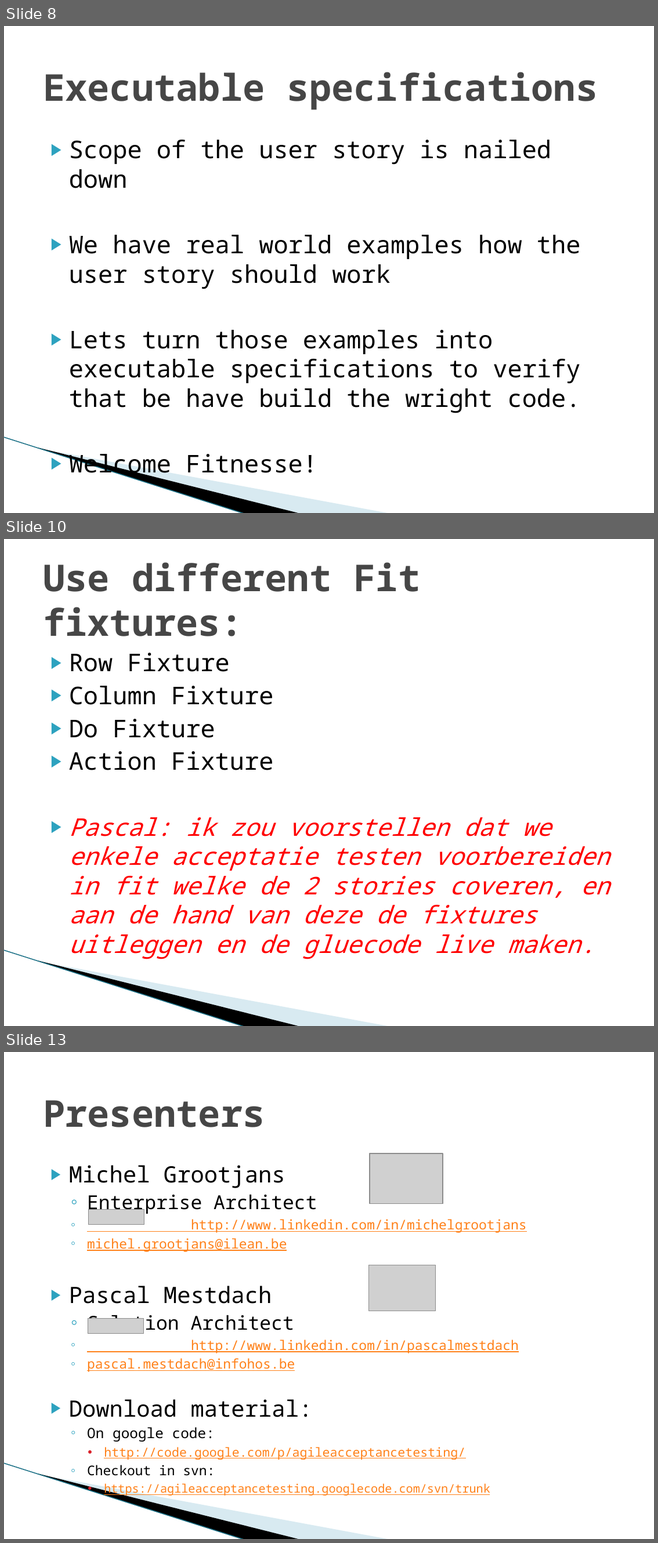
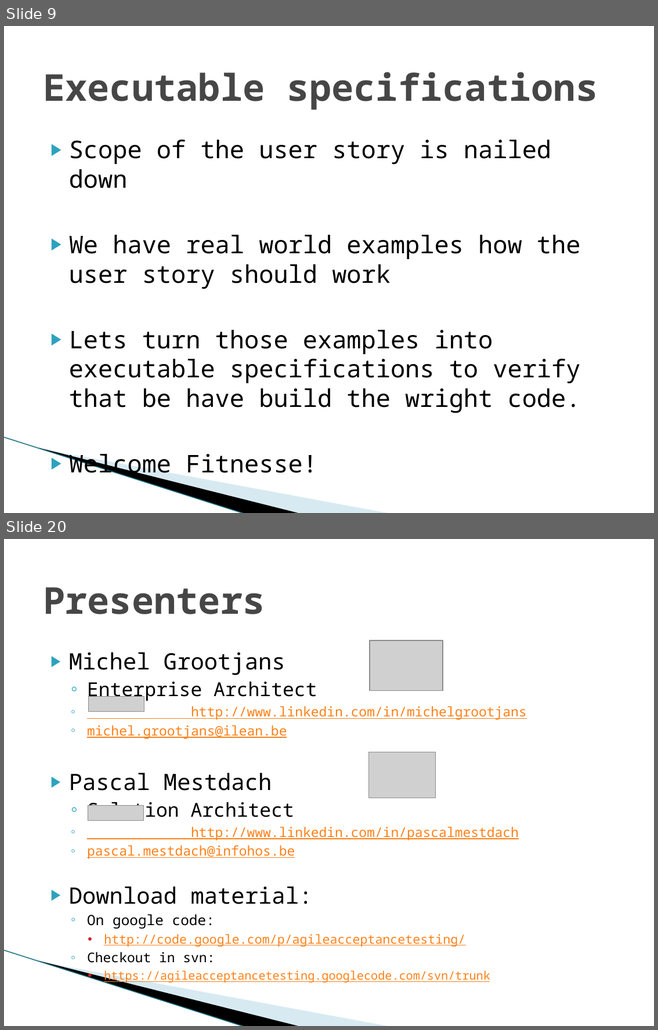
Before and after one commit to michelgrootjans/agileacceptancetesting, a slide deck: Slides/20090514_iLearn_AgileAcceptanceTesting.pptx. Shown one above the other, each under a label of ours: slides 8, 10 and 13 before the commit, slides 9 and 20 after it; the slides between them are not shown. The pictures are 658x1543 and 658x1030 pixels, drawn with LibreOffice and Linux fonts; fonts in the diff are those of the drawing; grey boxes stand for pictures; background and template pictures are left out. Boxes give left, top, right and bottom in pixels: in the first picture for what was removed or moved away, otherwise in the second. Text is boxed around its words. In the diff, an @@ line names an element or a change of style, - is before the commit and + after.

```diff
--- a/Slides/20090514_iLearn_AgileAcceptanceTesting.pptx
+++ b/Slides/20090514_iLearn_AgileAcceptanceTesting.pptx
@@ slide 10 removed at box(4, 539, 654, 1026), background #FFFFFF; not listed: 3 template elements that a slide beside it also shows @@
@@ title removed at box(43, 562, 420, 636) @@
-Use different Fit fixtures:
@@ text removed at box(69, 653, 610, 959) @@
-▶ Row Fixture
-▶ Column Fixture
-▶ Do Fixture
-▶ Action Fixture
-▶ Pascal: ik zou voorstellen dat we enkele acceptatie testen voorbereiden in fit welke de 2 stories coveren, en aan de hand van deze de fixtures uitleggen en de gluecode live maken.
@@ what was slide 8 is now slide 9 @@
@@ what was slide 13 is now slide 20 @@
```
Also in this commit, not shown: 3 slides changed, 8 slides added.
